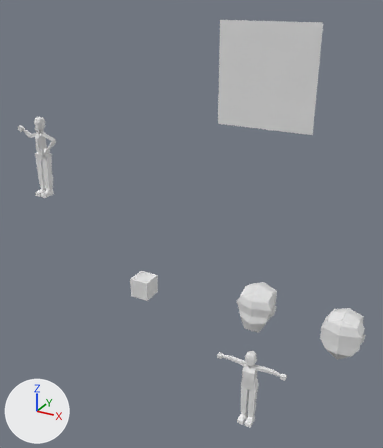
The glTF model template_psx_charter.glb, before and after one commit.
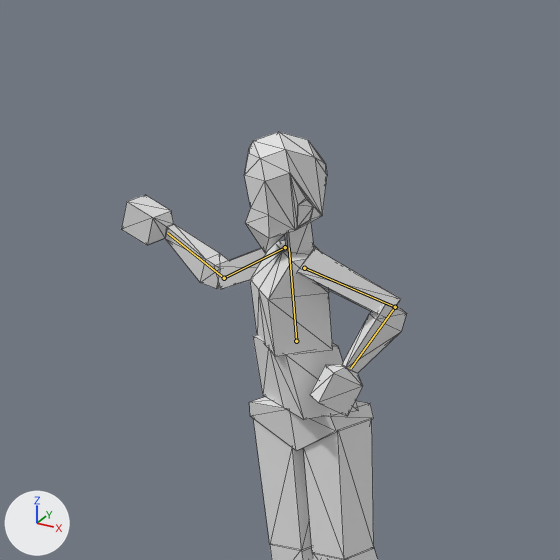
Each version appears first whole from a 50 mm lens placed at (9.76, -9.78, 4.9), pointed at (4.12, 0.47, -0.22), and next in a close-up on the part from 0% to 20% of the width and 22% to 39% of the height. The lights are fixed; the arrows at lower left show +X, +Y and +Z. Both versions are drawn at frame 3 of the action 'shot arms R'; the numbers are the values there. The bones that change are drawn over the model as lines in the close-ups. The close-ups show mesh edges as thin lines.
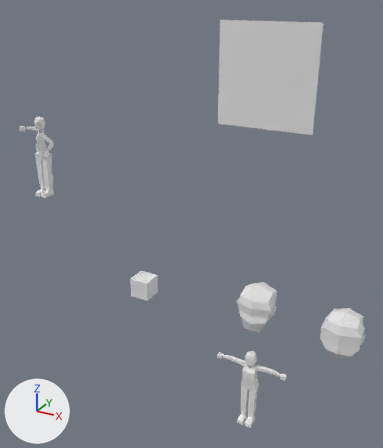
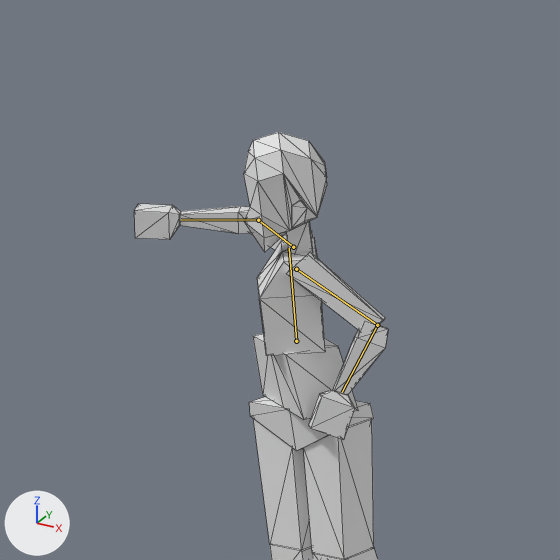
The edits, one by one:
Bone 'spine.002' (bone_spine_002) turns from (0, -10, 0) to (0, -20, -1) degrees about its own x, y and z.
Bone 'upper_arm.L' (bone_upper_arm_l) turns from (-55, 20, -71) to (-49, 18, -82) degrees about its own x, y and z.
Bone 'forearm.L' (bone_forearm_l) turns from (80, 5, -25) to (65, -9, -5) degrees about its own x, y and z.
Bone 'upper_arm.R' (bone_upper_arm_r) turns from (64, 40, 91) to (31, 4, -3) degrees about its own x, y and z.
Bone 'forearm.R' (bone_forearm_r) turns from (38, -3, -1) to (53, 4, 2) degrees about its own x, y and z.

What differs and where, as boxes (x1, y1, x2, y2) in the close-ups (560 x 560 px):
'head_1.001', posed: before (244, 132, 327, 253); after (244, 132, 327, 252)
'Cube', posed (18% narrower): before (250, 240, 333, 356); after (257, 237, 325, 356)
'Cube.010', posed (21% taller): before (297, 248, 401, 313); after (287, 252, 385, 331)
'Cube.014', posed (11% wider, 55% shorter): before (165, 224, 229, 288); after (179, 206, 250, 234)
'Cube.012', posed (15% narrower): before (310, 364, 363, 416); after (309, 390, 354, 440)
'Cube.011', posed (15% narrower): before (342, 302, 407, 373); after (333, 321, 388, 395)
'Cube.015', posed (9% narrower, 29% shorter): before (122, 195, 174, 245); after (134, 204, 181, 239)
'Cube.013', posed: before (217, 239, 285, 289); after (250, 230, 313, 250)
'Cube.016', posed (13% narrower): before (284, 222, 314, 253); after (286, 222, 312, 253)
bone 'upper_arm.L', root to tip: before (304, 268) to (395, 307); after (296, 269) to (377, 325)
bone 'forearm.L', root to tip: before (395, 307) to (350, 368); after (377, 325) to (342, 392)
bone 'upper_arm.R', root to tip: before (285, 247) to (224, 278); after (293, 247) to (258, 220)
bone 'forearm.R', root to tip: before (224, 278) to (167, 233); after (258, 220) to (181, 219)
